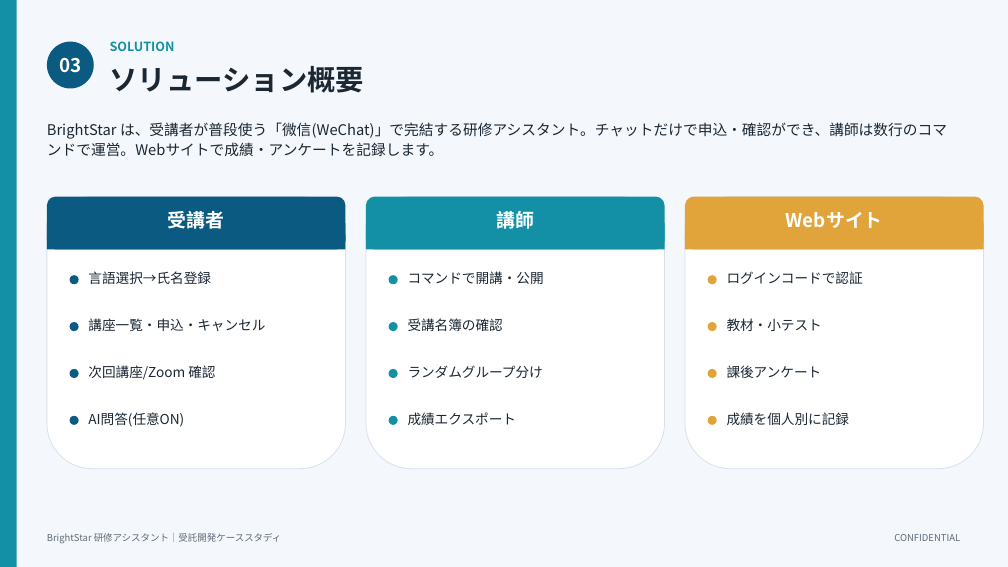
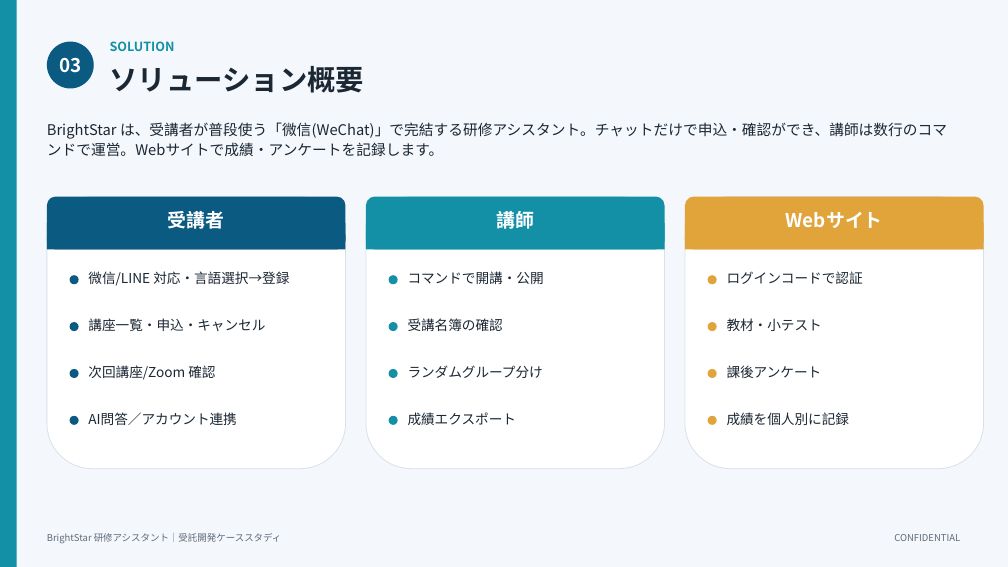
Before and after one commit to scgpp12/aws-demo01, a slide deck: slide 4 of brightstar/docs/BrightStar_受託開発ケーススタディ.pptx. Drawn at 1008x567 pixels with LibreOffice and Linux fonts; fonts in the diff are those of the drawing. Boxes give left, top, right and bottom in pixels: in the first picture for what was removed or moved away, otherwise in the second. Text is boxed around its words. In the diff, an @@ line names an element or a change of style, - is before the commit and + after.

```diff
--- a/brightstar/docs/BrightStar_受託開発ケーススタディ.pptx
+++ b/brightstar/docs/BrightStar_受託開発ケーススタディ.pptx
@@ text at [88,271,289,286]: text changed @@
-言語選択→氏名登録
+微信/LINE 対応・言語選択→登録
@@ text at [88,412,236,425]: text changed @@
-AI問答(任意ON)
+AI問答／アカウント連携
```
Also in this commit, not shown: 3 other slides changed, 3 other files.
